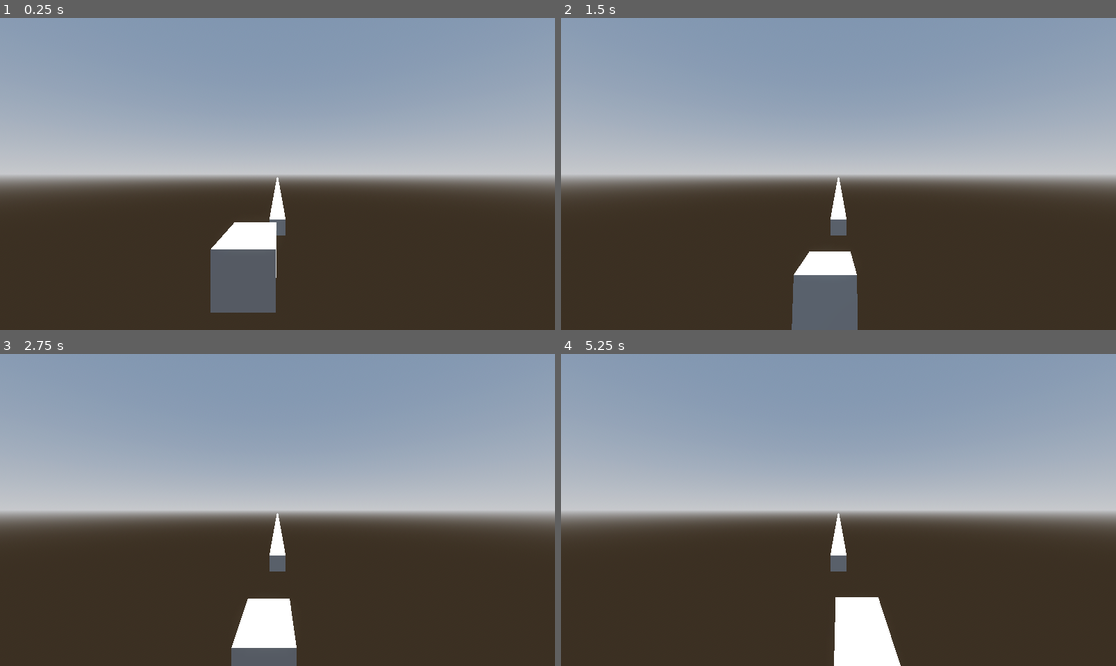
Above: before the commit, frames 1-4 (two rows, left to right).
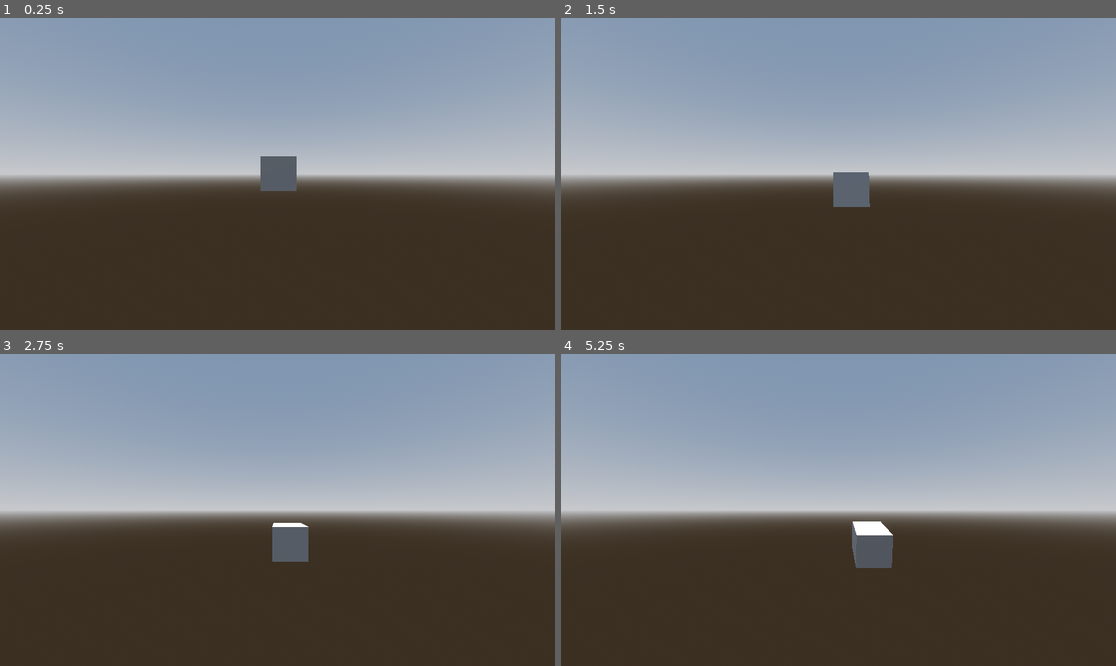
Above: after the commit, the same moments.

Repository: ConnorG255/Sky-game
Game: Godot game, scene res://main.tscn
Same seed, same stepped clock (60 frames per second), same inputs: the game is played once before the commit and once after it.
Inputs:
- Up to frame 1 (0.25 s): no input
- Up to frame 2 (1.5 s): tap Enter at 0.5 s; tap D (D) at 0.6 s; tap S (S) at 0.8, 1.35 s
- Up to frame 3 (2.75 s): tap D (D) at 1.55 s; tap A (A) at 2.1 s; tap S (S) at 2.3 s
- Up to frame 4 (5.25 s): tap Space (Space) at 2.75, 4.25, 4.35 s; tap D (D) at 2.85, 4.55 s; tap Enter at 3.5 s; tap S (S) at 3.6 s; tap W (W) at 5.1 s

The runs differ from the first frame. In frame 1, 4.2% of the frame differs, in the area x 37-54%, y 44-95%; in frame 2, 3.7%; in frame 3, 3.1%; in frame 4, 3.6%.

Commit message:
obstacles start

Diff:
--- a/main.tscn
+++ b/main.tscn
@@ -67,6 +67,8 @@
 density_texture = SubResource("ImageTexture3D_1ae1q")
 
 [node name="Node" type="Node"]
+
+[node name="Spawnerboi" type="Node" parent="."]
 
 [node name="DirectionalLight3D" type="DirectionalLight3D" parent="."]
 transform = Transform3D(-0.866025, -0.433013, 0.25, 0, 0.5, 0.866025, -0.5, 0.75, -0.433013, 0, 0, 0)
@@ -78,7 +80,7 @@
 environment = SubResource("Environment_fa3sx")
 
 [node name="CharacterBody3D" parent="." instance=ExtResource("1_0n86a")]
-transform = Transform3D(1, 0, 0, 0, 1, 0, 0, 0, 1, -0.588039, 1.39854, -1.08821)
+transform = Transform3D(1, 0, 0, 0, 1, 0, 0, 0, 1, 0, 0, -4.45516)
 
 [node name="FogVolume" type="FogVolume" parent="."]
 transform = Transform3D(1, 0, 0, 0, 1, 0, 0, 0, 1, 0, -3.08034, -28.736)
@@ -87,8 +89,4 @@
 material = SubResource("FogMaterial_0vuaj")
 
 [node name="Camera3D" type="Camera3D" parent="."]
-transform = Transform3D(1, 0, 0, 0, 1, 0, 0, 0, 1, 0, 3.11025, 3.47123)
-
-[node name="CSGBox3D" type="CSGBox3D" parent="."]
-transform = Transform3D(1, 0, 0, 0, 1, 0, 0, 0, 1, 0, -0.164869, -96.7497)
-size = Vector3(1, 1, 175.585)
+transform = Transform3D(1, 0, 0, 0, 1, 0, 0, 0, 1, 0, 0, 2.71318)
--- /dev/null
+++ b/prefabs/obstacles/o1.tscn
@@ -0,0 +1,7 @@
+[gd_scene format=3 uid="uid://b3obxjkxh8cye"]
+
+[node name="Node3D" type="Node3D"]
+
+[node name="CSGBox3D" type="CSGBox3D" parent="."]
+transform = Transform3D(43.1401, 0, 0, 0, 5.28843, 0, 0, 0, 1, 0, -5.8591, 0)
+size = Vector3(1, 3.21387, 1)
--- /dev/null
+++ b/prefabs/obstacles/o2.tscn
@@ -0,0 +1,7 @@
+[gd_scene format=3 uid="uid://udbimmdodnjs"]
+
+[node name="Node3D" type="Node3D"]
+
+[node name="CSGBox3D" type="CSGBox3D" parent="."]
+transform = Transform3D(43.1401, 0, 0, 0, 50.3025, 0, 0, 0, 1, -15.374, -5.859, 0)
+size = Vector3(0.801636, 3.21387, 1)
--- /dev/null
+++ b/prefabs/obstacles/o3.tscn
@@ -0,0 +1,7 @@
+[gd_scene format=3 uid="uid://b8vsu471g8erx"]
+
+[node name="Node3D" type="Node3D"]
+
+[node name="CSGBox3D" type="CSGBox3D" parent="."]
+transform = Transform3D(43.1401, 0, 0, 0, 50.3025, 0, 0, 0, 1, 15.3745, -5.8591, 0)
+size = Vector3(0.801636, 3.21387, 1)
--- /dev/null
+++ b/prefabs/obstacles/o4.tscn
@@ -0,0 +1,7 @@
+[gd_scene format=3 uid="uid://3dst7xqqwwor"]
+
+[node name="Node3D" type="Node3D"]
+
+[node name="CSGBox3D" type="CSGBox3D" parent="."]
+transform = Transform3D(26.9569, 0, 0, 0, 52.6179, 0, 0, 0, 1.04603, 0, 0, 0)
+size = Vector3(0.801636, 3.21387, 1)
--- /dev/null
+++ b/prefabs/obstacles/o5.tscn
@@ -0,0 +1,7 @@
+[gd_scene format=3 uid="uid://bjfobrpp6ecjm"]
+
+[node name="Node3D" type="Node3D"]
+
+[node name="CSGBox3D" type="CSGBox3D" parent="."]
+transform = Transform3D(43.1401, 0, 0, 0, 5.28843, 0, 0, 0, 1, 0, 10.9603, 0)
+size = Vector3(1, 3.21387, 1)
Not shown: 5 places in main.tscn that only renumber resources
